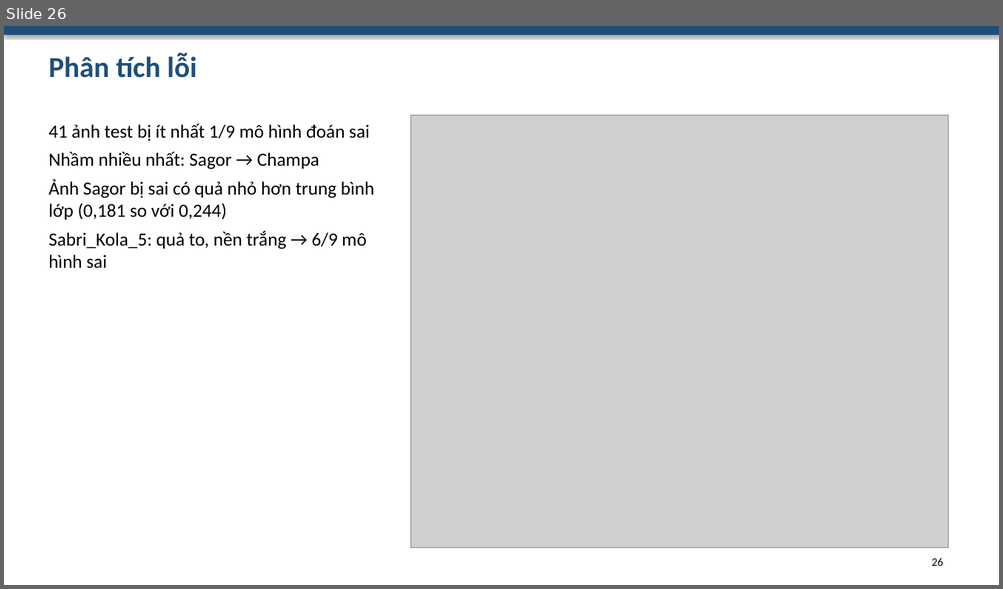
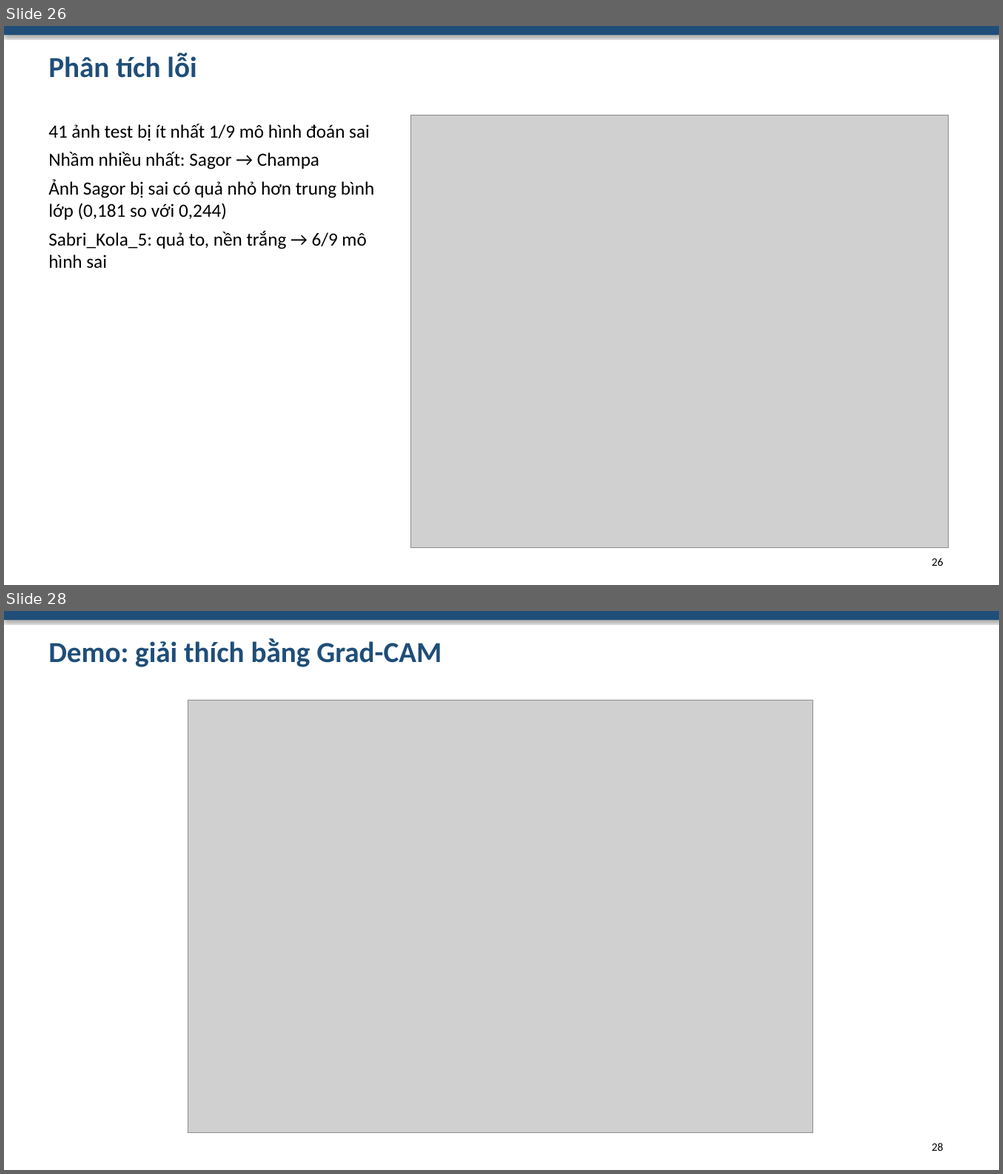
Before and after one commit to Rod-HD/banana-classification, a slide deck: slides/bao-cao-do-an.pptx. Shown one above the other, each under a label of ours: slide 26 before the commit, slides 26 and 28 after it; the slides between them are not shown. The pictures are 1003x589 and 1003x1174 pixels, drawn with LibreOffice and Linux fonts; fonts in the diff are those of the drawing; grey boxes stand for pictures. Boxes give left, top, right and bottom in pixels: in the first picture for what was removed or moved away, otherwise in the second. Text is boxed around its words. In the diff, an @@ line names an element or a change of style, - is before the commit and + after.

Commit message:
Demo 7 tab: dự đoán, so sánh mô hình, Grad-CAM, thử độ bền, nhiều ảnh, đánh giá theo metric, xem kết quả; cập nhật README, báo cáo, slide, hỏi đáp

```diff
--- a/slides/bao-cao-do-an.pptx
+++ b/slides/bao-cao-do-an.pptx
@@ slide 28 added at <box>4,611,999,1170</box>, background #FFFFFF @@
@@ rectangle added at <box>4,611,999,620</box>, fill #1F4E79 @@
@@ text added at <box>48,638,441,667</box>, 28 pt, text #1F4E79, bold @@
+Demo: giải thích bằng Grad-CAM
@@ picture added at <box>188,701,813,1133</box> @@
@@ text added at <box>931,1143,943,1151</box>, 11 pt, text #000000 @@
+28
```
Also in this commit, not shown: 12 slides changed, 15 other files.
